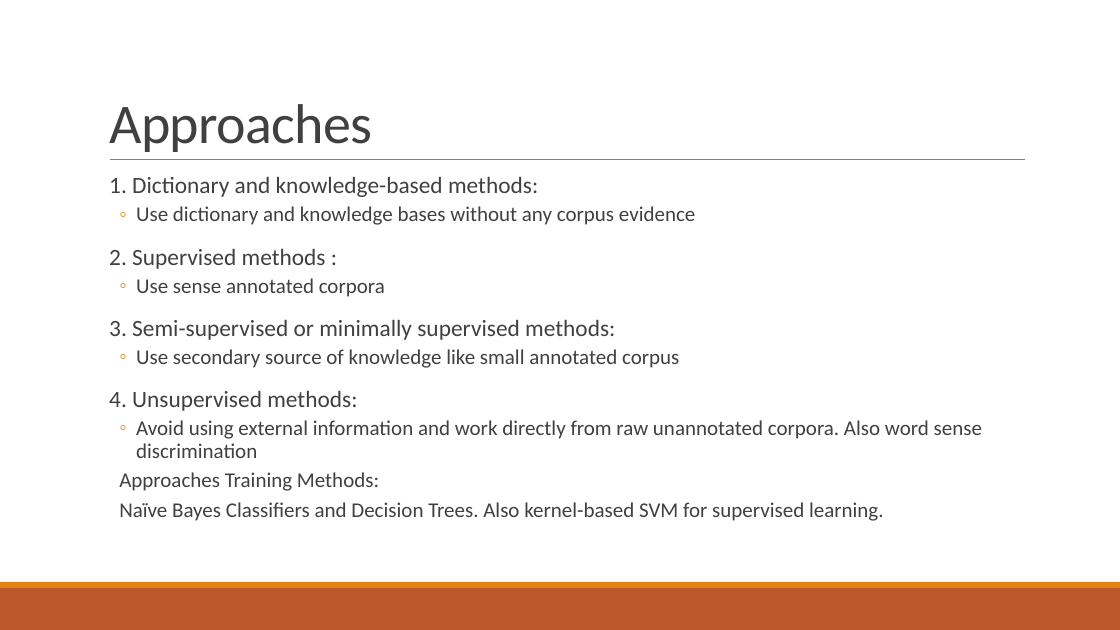
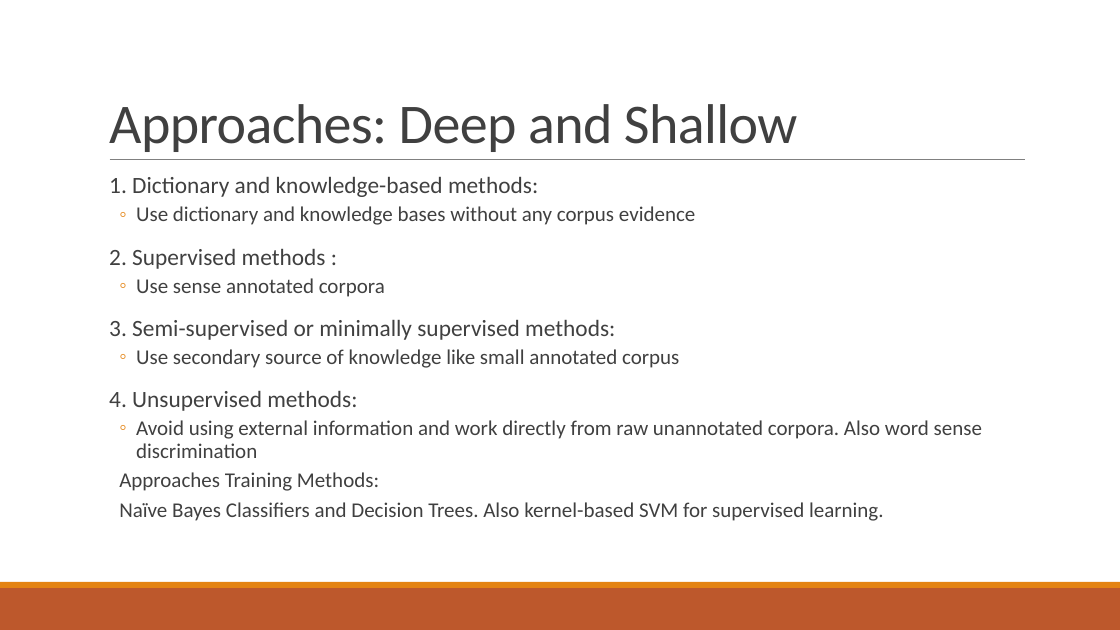
Before and after one commit to vbigmouse/SemEval, a slide deck: slide 3 of Word-sense disambiguation.pptx (slide 4 before the commit). Drawn at 1120x630 pixels with LibreOffice and Linux fonts; fonts in the diff are those of the drawing. Boxes give left, top, right and bottom in pixels: in the first picture for what was removed or moved away, otherwise in the second. Text is boxed around its words. In the diff, an @@ line names an element or a change of style, - is before the commit and + after.

```diff
--- a/Word-sense disambiguation.pptx
+++ b/Word-sense disambiguation.pptx
@@ title at (109, 104, 797, 152): text changed @@
-Approaches
+Approaches: Deep and Shallow
```
Also in this commit, not shown: 2 other slides changed, 1 slide removed.
